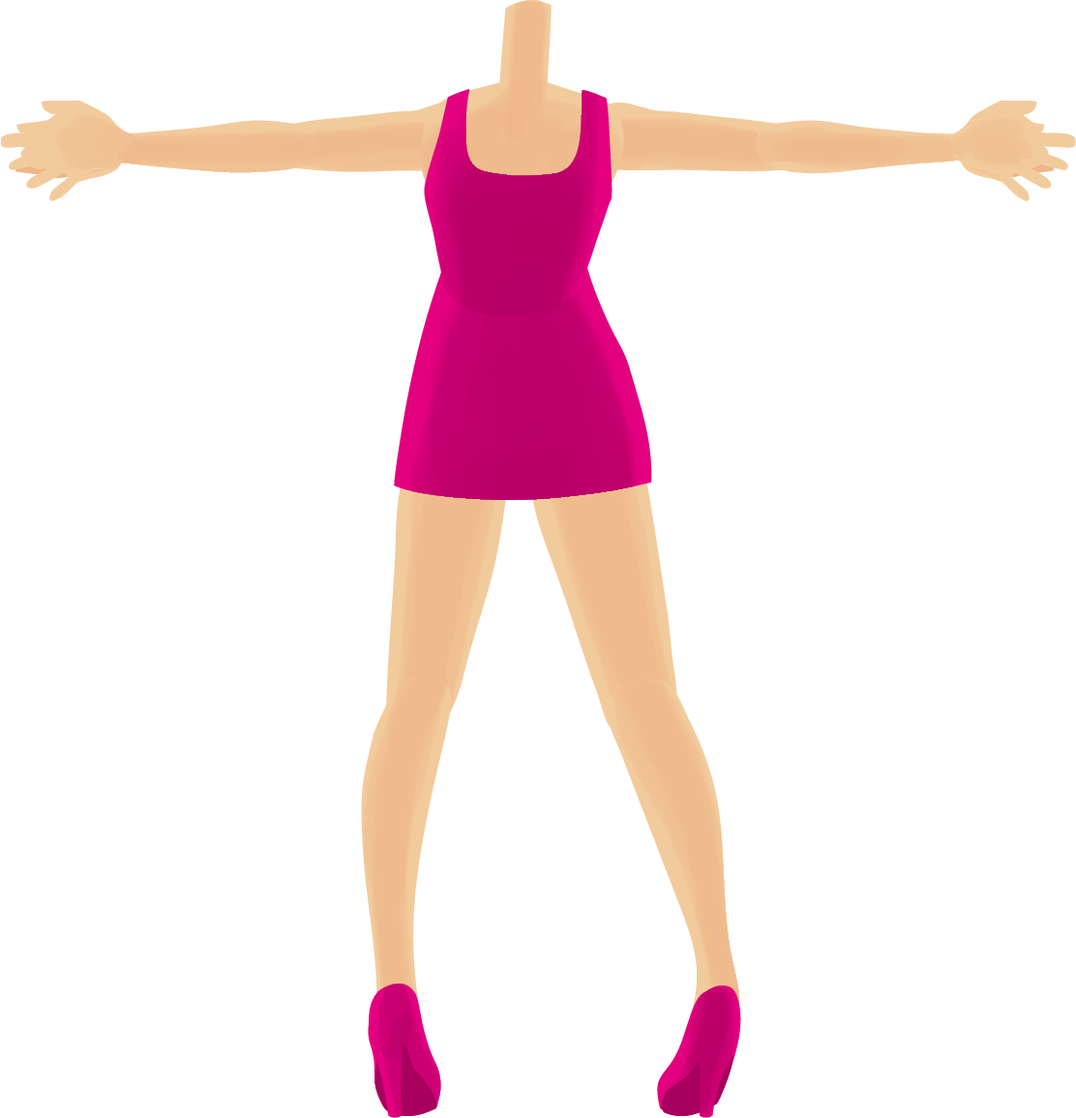
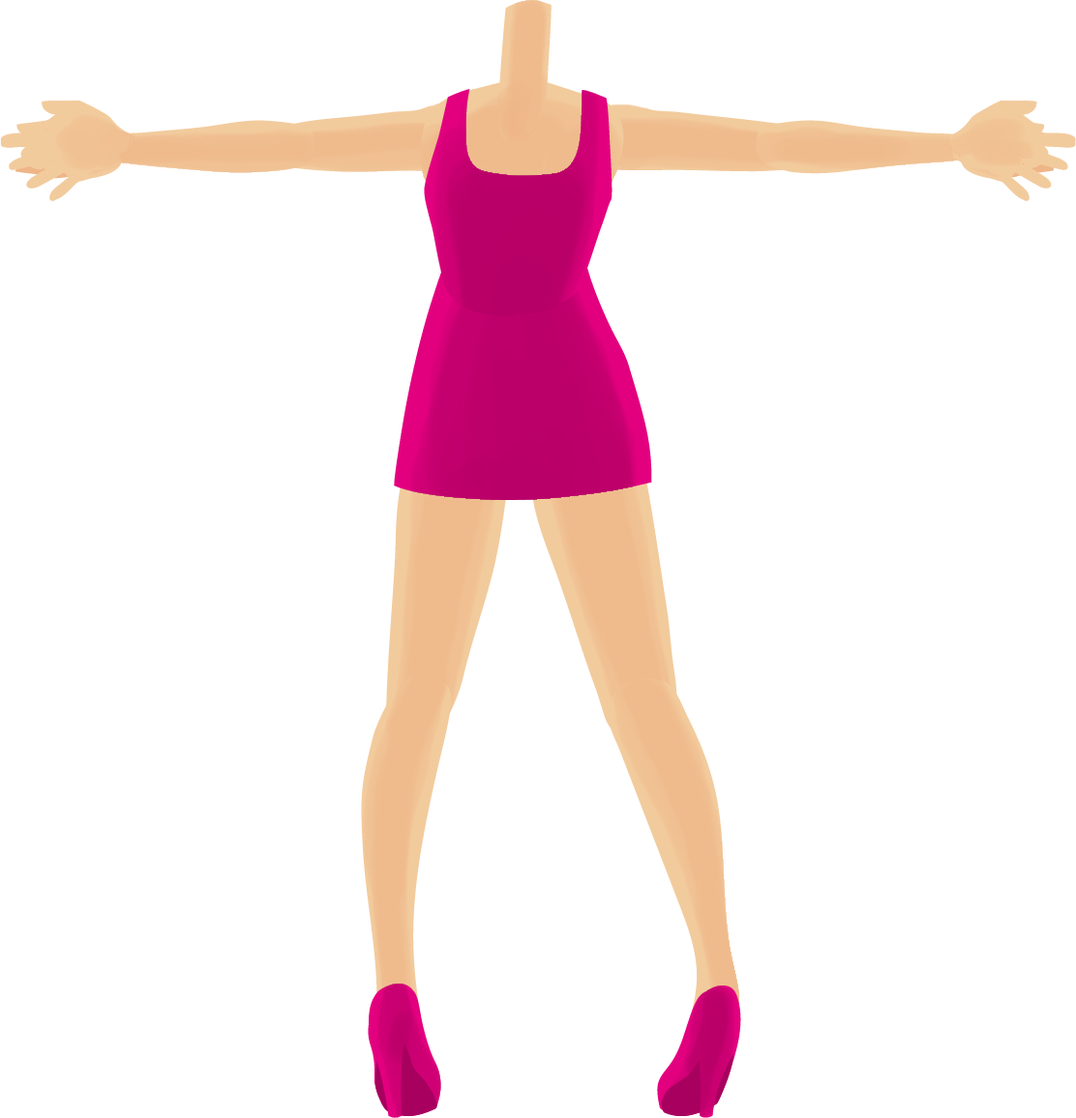
Revision of a layered 1076 x 1118 image; what changed, layer by layer:
painted on "armLU" over [608, 102, 649, 171]
painted on "armRU" over [429, 101, 443, 108]
